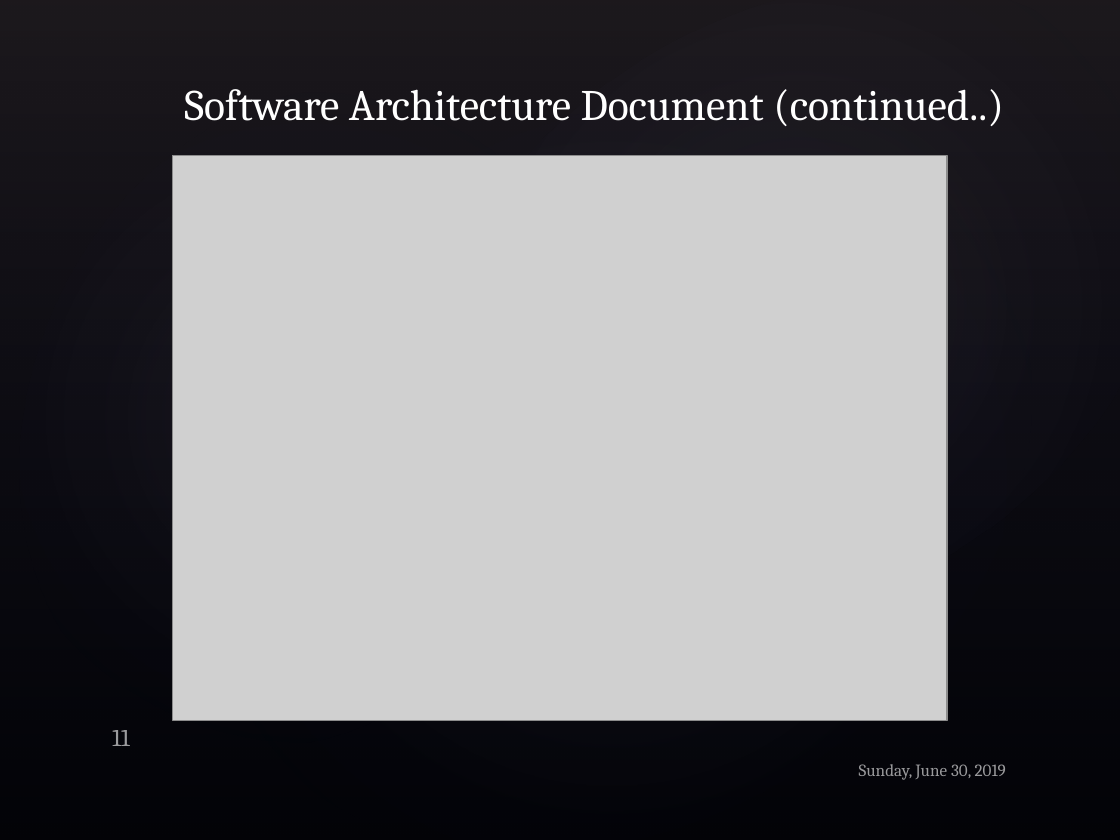
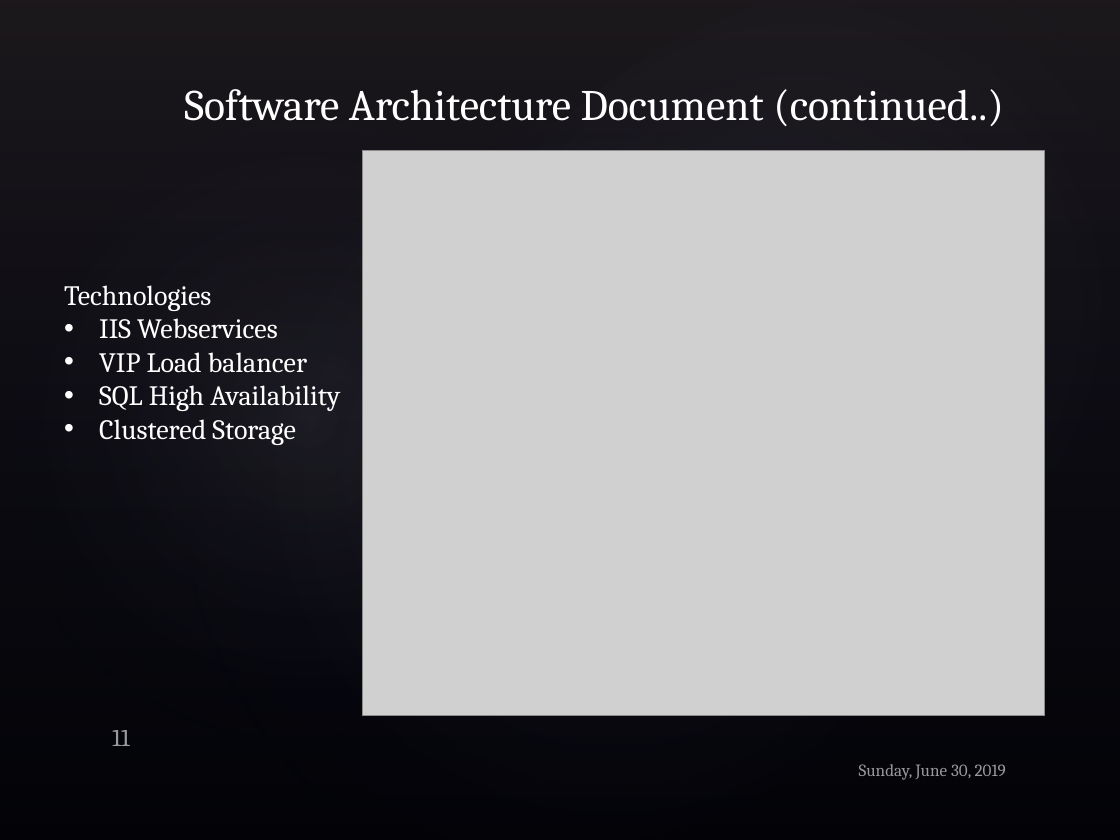
Before and after one commit to iv1660yg/MSU-ICS-370, a slide deck: slide 11 of Project_Elaboration_1.pptx. Drawn at 1120x840 pixels with LibreOffice and Linux fonts; fonts in the diff are those of the drawing; grey boxes stand for pictures; background and template pictures are left out. Boxes give left, top, right and bottom in pixels: in the first picture for what was removed or moved away, otherwise in the second. Text is boxed around its words. In the diff, an @@ line names an element or a change of style, - is before the commit and + after.

```diff
--- a/Project_Elaboration_1.pptx
+++ b/Project_Elaboration_1.pptx
@@ picture: place and size @@
-picture at <box>172,156,946,720</box>
+picture at <box>362,151,1044,716</box>
@@ text added at <box>64,285,340,445</box>, 18 pt, text #FFFFFF @@
+Technologies
+• IIS Webservices
+• VIP Load balancer
+• SQL High Availability
+• Clustered Storage
```
Also in this commit, not shown: 7 other slides changed.
